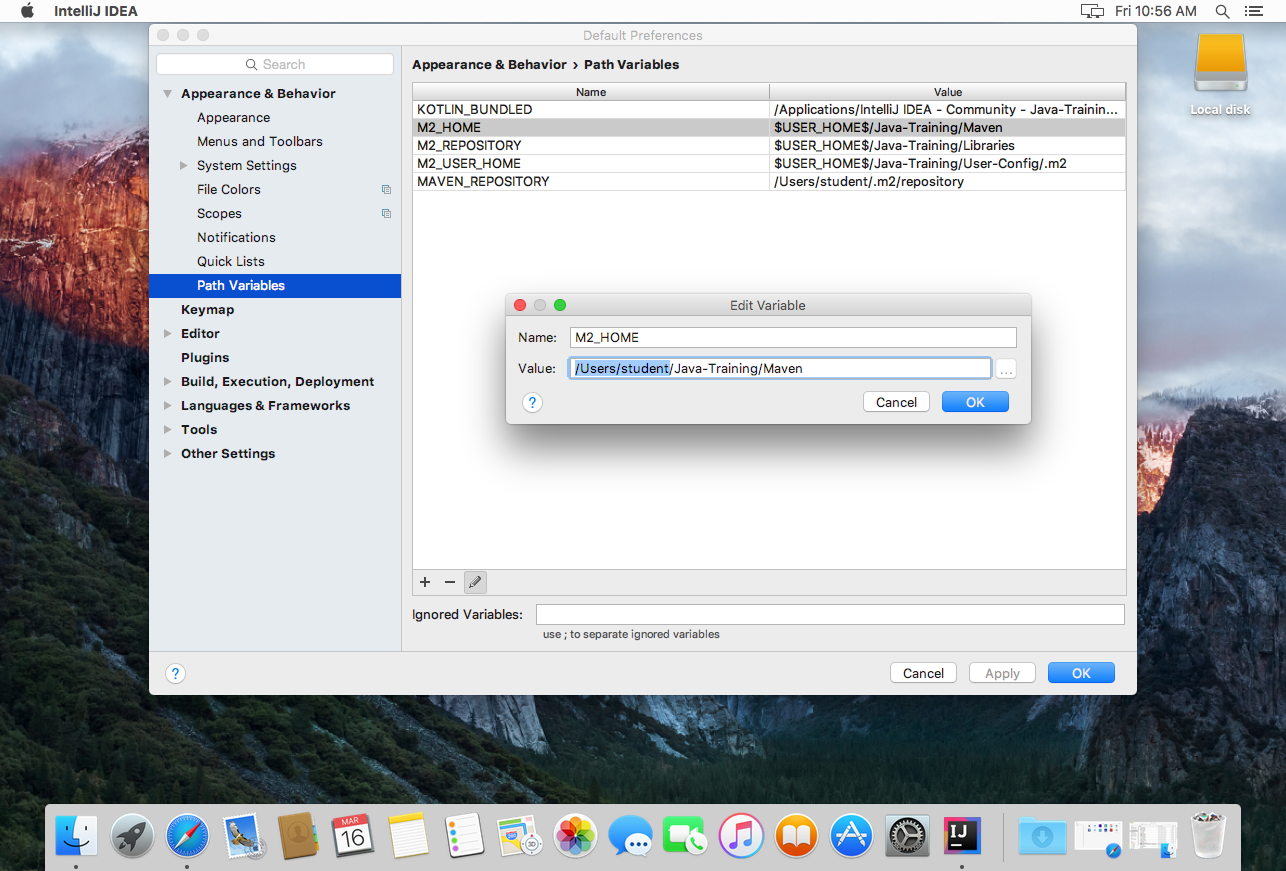
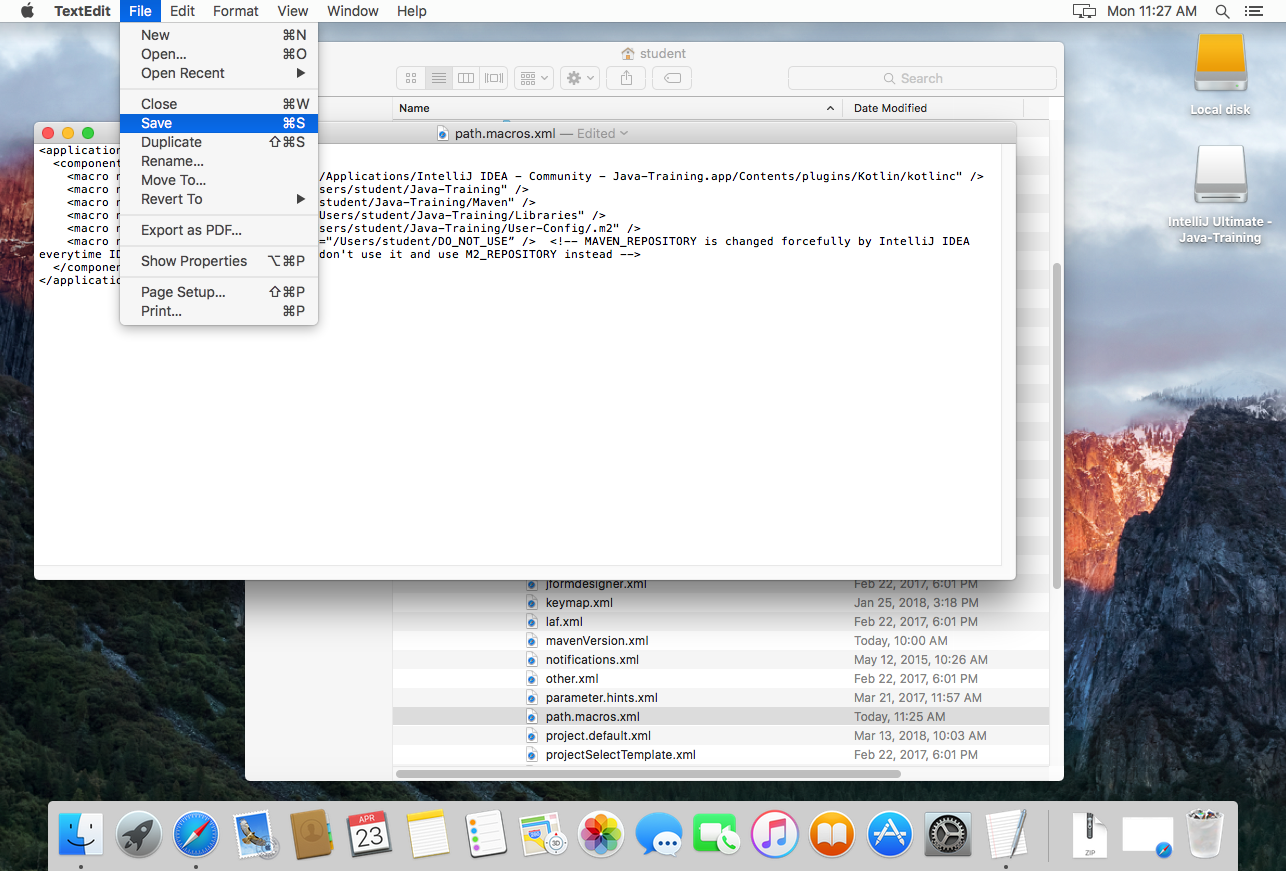
Two versions of the same layered image (1286x871). Layer-by-layer changes:
painted on "Layer 1" over [0, 0, 1276, 871]
